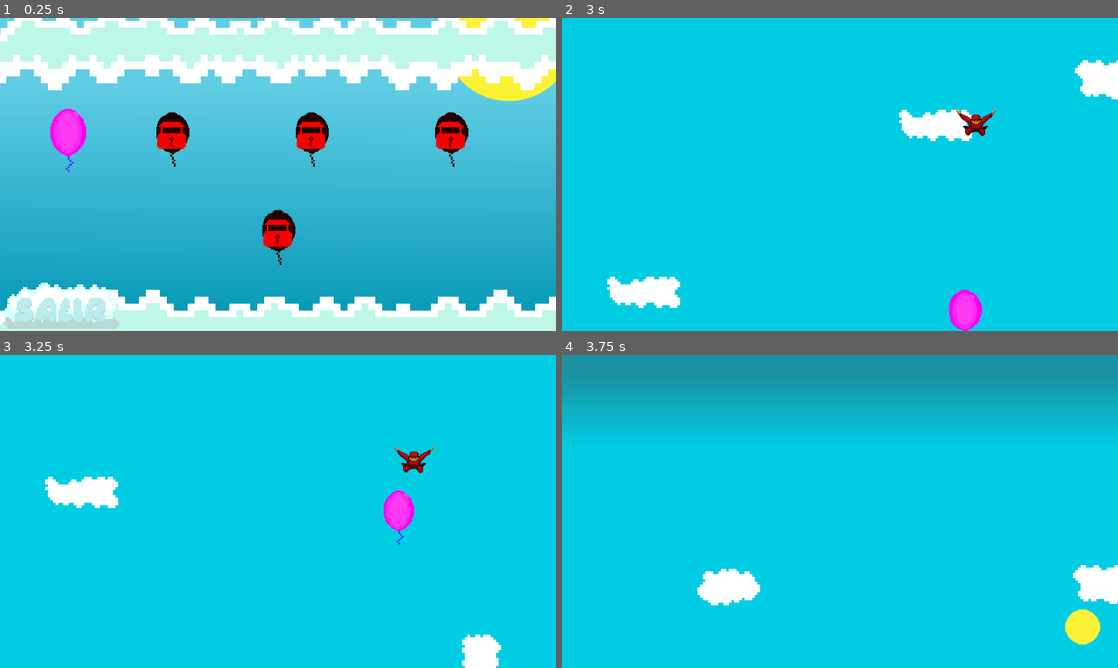
Above: before the commit, frames 1-4 (two rows, left to right).
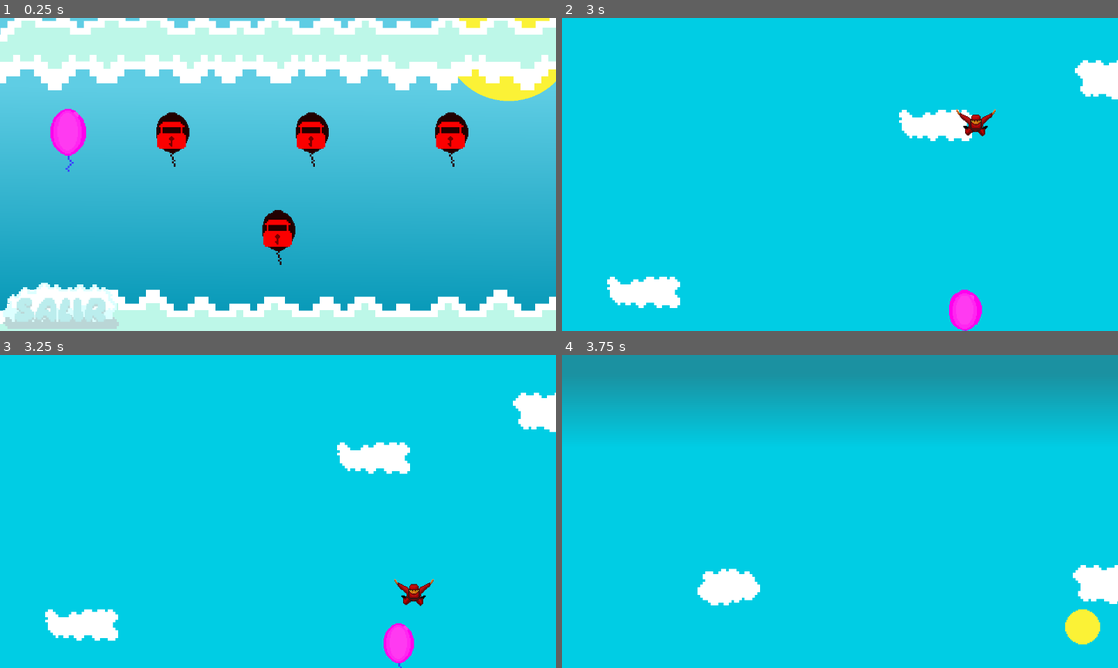
Above: after the commit, the same moments.

Repository: kevinMG01/CaidaExtrema_Version_2.1
Game: Godot game, scene res://escenas/menus/menu_de_niveles/Menu_de_zonas.tscn
Two runs of this game, one before a commit and one after it. Both use one fixed random seed, a clock stepped at 60 frames per second and the inputs below. The project has no main scene, so this scene is started directly.
Inputs (mouse positions are in pixels of both pictures, inside the frame that each line leads up to):
- Up to frame 1 (0.25 s): no input
- Up to frame 2 (3 s): click (628, 140) at 0.5 s; click (723, 180) at 1.25 s; tap Enter (ui_accept) at 2, 2.27 s; move the mouse to (962, 158) at 2.02 s; hold Right (ui_right) 2.03-2.75 s; click (962, 158) at 2.17 s; drag from (728, 190) to (812, 237) at 2.77 s
- Up to frame 3 (3.25 s): no input
- Up to frame 4 (3.75 s): move the mouse to (895, 442) at 3.52 s; hold Left (ui_left) from 3.53 s (still down)

Frames 1-2 are identical in both runs. In frame 3, 6.1% of the frame differs, in the area x 8-100%, y 12-100%; in frame 4, nothing differs.

Commit message:
solucion camara

Diff:
--- a/caidaextremas_version_2.1/escenas/menus/menu_de_niveles/zona_1_globos/nivel_1/nivel_1.gd
+++ b/caidaextremas_version_2.1/escenas/menus/menu_de_niveles/zona_1_globos/nivel_1/nivel_1.gd
@@ -5,7 +5,7 @@
 
 # Called when the node enters the scene tree for the first time.
 func _ready():
-
+	$player.nivel_camara = 1
 	pass # Replace with function body.
 
 
--- a/caidaextremas_version_2.1/escenas/player/camera_2d.gd
+++ b/caidaextremas_version_2.1/escenas/player/camera_2d.gd
@@ -1,7 +1,7 @@
 extends Camera2D
 
 
-var nivel = 4
+
 
 
 
@@ -11,7 +11,7 @@
 
 func ejecutar_limite_Camara():
 	# Crea el nombre de clave según el nivel
-	var clave :String = "nivel_%s" % nivel
+	var clave :String = "nivel_%s" % $"..".nivel_camara
 
 	# Obtiene el array de límites desde el diccionario
 	var tamaño_Actual_Camara = tamaños_limite_Camara(clave) #mejorarlo
--- a/caidaextremas_version_2.1/escenas/player/player.gd
+++ b/caidaextremas_version_2.1/escenas/player/player.gd
@@ -12,6 +12,9 @@
 
 var atributos: Dictionary = {}
 var atributos_extras: Dictionary = {} # no esta programado, es para el futuro
+
+
+var nivel_camara = 1
 
 func _ready() -> void:
 	for key in atributos_Base().keys():
